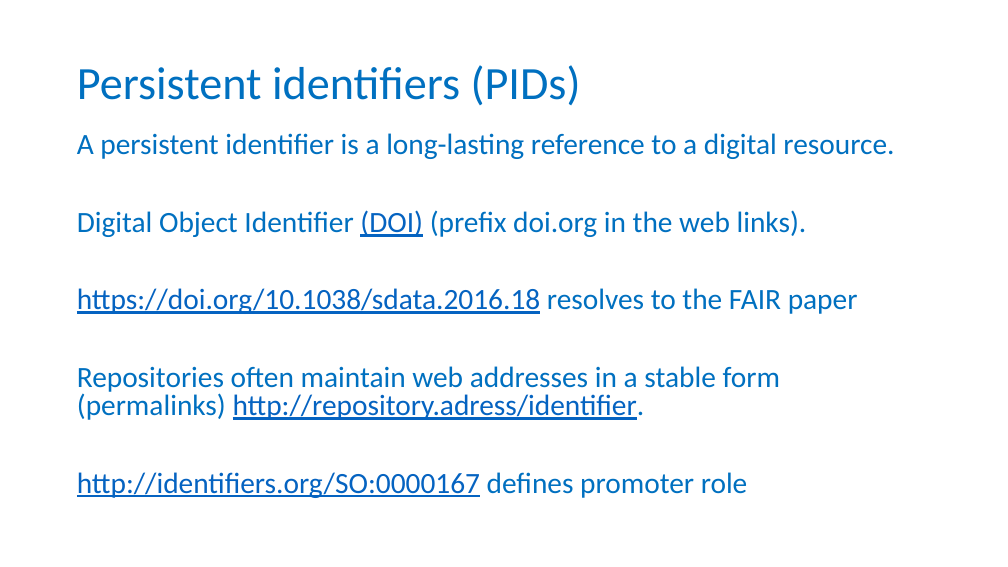
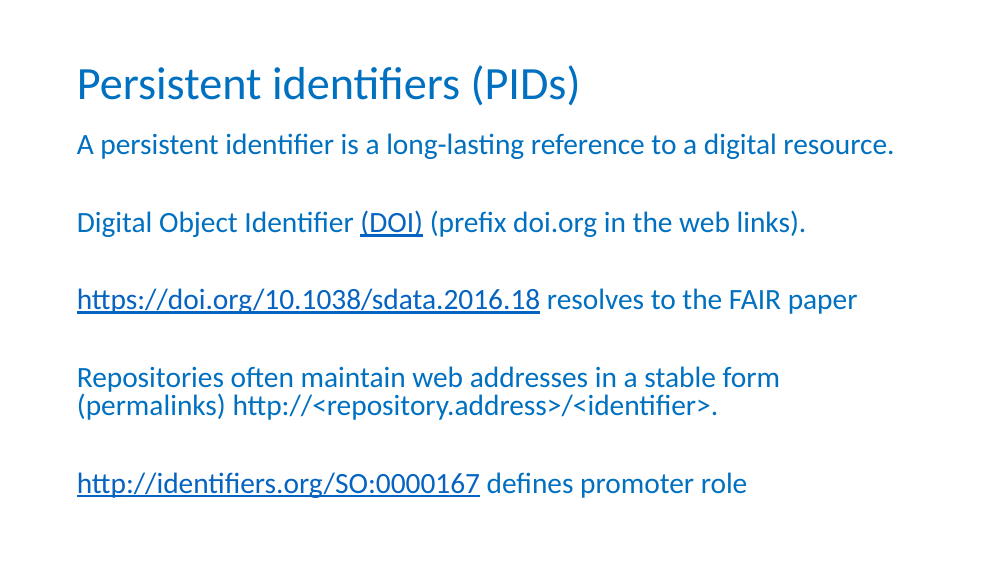
Before and after one commit to carpentries-incubator/fair-for-leaders, a slide deck: slide 11 of instructors/02-Being_FAIR.pptx. Drawn at 1008x567 pixels with LibreOffice and Linux fonts; fonts in the diff are those of the drawing; background and template pictures are left out. Boxes give left, top, right and bottom in pixels: in the first picture for what was removed or moved away, otherwise in the second. Text is boxed around its words. In the diff, an @@ line names an element or a change of style, - is before the commit and + after.

```diff
--- a/instructors/02-Being_FAIR.pptx
+++ b/instructors/02-Being_FAIR.pptx
@@ text at (77, 366, 780, 420): text changed @@
-Repositories often maintain web addresses in a stable form (permalinks) http://repository.adress/identifier.
+Repositories often maintain web addresses in a stable form (permalinks) http://<repository.address>/<identifier>.
```
Also in this commit, not shown: 1 other slide changed.
